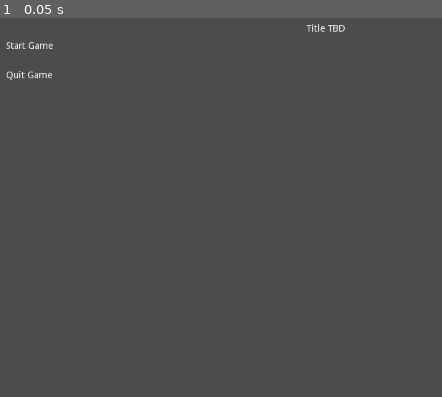
Above: before the commit, frame 1.
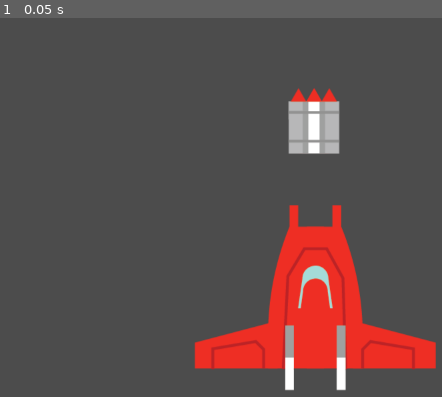
Above: after the commit, the same moment.

Repository: hashtagopenjam/openjam2019
Game: Godot game, scene res://Game.tscn
Two runs of this game, one before a commit and one after it. Both use one fixed random seed, a clock stepped at 60 frames per second and the inputs below. Before the commit the project starts from res://OpenJam.tscn.
Inputs:
- Up to frame 1 (0.05 s): no input

The runs differ from the first frame. In frame 1, 13% of the frame differs, in the area x 1-99%, y 1-99%.

Commit message:
Latest updates

Diff:
--- a/Game.tscn
+++ b/Game.tscn
@@ -1,39 +1,10 @@
-[gd_scene load_steps=5 format=2]
+[gd_scene load_steps=3 format=2]
 
-[ext_resource path="res://assets/sprites/Ship4.png" type="Texture" id=1]
-[ext_resource path="res://assets/sprites/Ship2.png" type="Texture" id=2]
+[ext_resource path="res://scripts/game.gd" type="Script" id=1]
+[ext_resource path="res://Hero.tscn" type="PackedScene" id=2]
 
-[sub_resource type="CapsuleShape2D" id=1]
-radius = 105.703
-height = 196.648
+[node name="Game" type="Node2D"]
+script = ExtResource( 1 )
 
-[sub_resource type="CapsuleShape2D" id=2]
-radius = 52.9459
-height = 109.222
-
-[node name="Node2D" type="Node2D"]
-
-[node name="Area2D" type="Area2D" parent="."]
-
-[node name="KinematicBody2D" type="KinematicBody2D" parent="Area2D"]
-position = Vector2( 608.965, 385.879 )
-
-[node name="Spaceship" type="Sprite" parent="Area2D/KinematicBody2D"]
-scale = Vector2( 4, 4 )
-texture = ExtResource( 1 )
-
-[node name="CollisionShape2D" type="CollisionShape2D" parent="Area2D/KinematicBody2D"]
-rotation = 1.5708
-shape = SubResource( 1 )
-
-[node name="KinematicBody2D2" type="KinematicBody2D" parent="Area2D"]
-
-[node name="Ship2" type="Sprite" parent="Area2D/KinematicBody2D2"]
-position = Vector2( 205.534, 651.36 )
-scale = Vector2( 2.5, 2.5 )
-texture = ExtResource( 2 )
-
-[node name="CollisionShape2D" type="CollisionShape2D" parent="Area2D/KinematicBody2D2"]
-position = Vector2( 197.462, 651.171 )
-rotation = 1.5708
-shape = SubResource( 2 )
+[node name="Hero" parent="." instance=ExtResource( 2 )]
+position = Vector2( 581.833, 474.812 )
--- /dev/null
+++ b/Hero.tscn
@@ -0,0 +1,49 @@
+[gd_scene load_steps=9 format=2]
+
+[ext_resource path="res://scripts/ship.gd" type="Script" id=1]
+[ext_resource path="res://assets/sprites/Hero/UI_Gameassets_Ship.png" type="Texture" id=2]
+[ext_resource path="res://scripts/weapon.gd" type="Script" id=3]
+[ext_resource path="res://assets/sprites/Hero/UI_Gameassets_Missile.png" type="Texture" id=4]
+[ext_resource path="res://assets/sprites/Hero/UI_Gameassets_MissileGun.png" type="Texture" id=5]
+
+[sub_resource type="ConvexPolygonShape2D" id=1]
+
+[sub_resource type="CapsuleShape2D" id=3]
+radius = 25.8723
+height = 64.6653
+
+[sub_resource type="RectangleShape2D" id=2]
+extents = Vector2( 44.2654, 51.0096 )
+
+[node name="ship" type="KinematicBody2D"]
+input_pickable = true
+script = ExtResource( 1 )
+
+[node name="image" type="Sprite" parent="."]
+texture = ExtResource( 2 )
+
+[node name="hitbox" type="CollisionShape2D" parent="."]
+position = Vector2( 0, 42.252 )
+scale = Vector2( 26.6579, 22.7756 )
+shape = SubResource( 1 )
+
+[node name="weapon" type="KinematicBody2D" parent="."]
+script = ExtResource( 3 )
+
+[node name="ordinance" type="KinematicBody2D" parent="weapon"]
+
+[node name="ammo" type="Sprite" parent="weapon/ordinance"]
+position = Vector2( 0, -249.647 )
+texture = ExtResource( 4 )
+
+[node name="hitbox" type="CollisionShape2D" parent="weapon/ordinance"]
+position = Vector2( 0, -243.396 )
+shape = SubResource( 3 )
+
+[node name="image" type="Sprite" parent="weapon"]
+position = Vector2( 0, -250 )
+texture = ExtResource( 5 )
+
+[node name="hitbox" type="CollisionShape2D" parent="weapon"]
+position = Vector2( 0, -250 )
+shape = SubResource( 2 )
--- a/project.godot
+++ b/project.godot
@@ -15,7 +15,7 @@
 
 [application]
 
-run/main_scene="res://OpenJam.tscn"
+run/main_scene="res://Game.tscn"
 
 [display]
 
--- /dev/null
+++ b/scripts/game-area.gd
@@ -0,0 +1,16 @@
+extends Area2D
+
+signal fire_weapon
+
+# Called when the node enters the scene tree for the first time.
+func _ready():
+	pass # Replace with function body.
+
+# Called every frame. 'delta' is the elapsed time since the previous frame.
+#func _process(delta):
+#	pass
+func _input(event):
+   # Mouse in viewport coordinates
+   if event is InputEventMouseButton and event.pressed:
+       #print("Mouse Click/Unclick at: ", event.position)
+       $Hero/ship.fire_weapon(event.position)
--- /dev/null
+++ b/scripts/game.gd
@@ -0,0 +1,19 @@
+extends Node2D
+
+# Declare member variables here. Examples:
+# var a = 2
+# var b = "text"
+
+# Called when the node enters the scene tree for the first time.
+func _ready():
+	pass # Replace with function body.
+
+# Called every frame. 'delta' is the elapsed time since the previous frame.
+#func _process(delta):
+#	pass
+
+func _input(event):
+   # Mouse in viewport coordinates
+   if event is InputEventMouseButton and event.pressed:
+       #print("Mouse Click/Unclick at: ", event.position)
+       $Hero.fire_weapon(event.position)
--- /dev/null
+++ b/scripts/hero.gd
@@ -0,0 +1,9 @@
+extends Node2D
+
+# Declare member variables here. Examples:
+# var a = 2
+# var b = "text"
+
+# Called when the node enters the scene tree for the first time.
+func _ready():
+	pass
--- /dev/null
+++ b/scripts/ship.gd
@@ -0,0 +1,23 @@
+extends KinematicBody2D
+
+# Declare member variables here. Examples:
+# var a = 2
+# var b = "text"
+var weapons_ready = true
+
+# Called when the node enters the scene tree for the first time.
+func _ready():
+	self.connect("mouse_entered", self, "toggle_weapons")
+	self.connect("mouse_exited", self, "toggle_weapons")
+
+# Called every frame. 'delta' is the elapsed time since the previous frame.
+#func _process(delta):
+#	pass
+func fire_weapon(coords):
+	if weapons_ready == true:
+		$weapon.fire(coords)
+	else:
+		print("Weapons Disarmed")
+
+func toggle_weapons():
+	weapons_ready = !weapons_ready
--- /dev/null
+++ b/scripts/weapon.gd
@@ -0,0 +1,17 @@
+extends KinematicBody2D
+
+# Declare member variables here. Examples:
+# var a = 2
+# var b = "text"
+
+
+# Called when the node enters the scene tree for the first time.
+func _ready():
+	pass # Replace with function body.
+
+# Called every frame. 'delta' is the elapsed time since the previous frame.
+#func _process(delta):
+#	pass
+
+func fire(coords):
+	print("Firing at:", coords)
Not shown, added: assets/sprites/Enemy/UI_Gameassets_Enemy.png.import
Not shown, changed: assets/sprites/Enemy/UI_Gameassets_EnemyLaser.png.import
Not shown, added: assets/sprites/Hero/UI_Gameassets_Booster Large.png.import
Not shown, added: assets/sprites/Hero/UI_Gameassets_BoosterMedium.png.import
Not shown, changed: assets/sprites/Hero/UI_Gameassets_BoosterSmall.png.import
Not shown, added: assets/sprites/Hero/UI_Gameassets_DamagedShip.png.import
Not shown, added: assets/sprites/Hero/UI_Gameassets_Explosion.png.import
Not shown, added: assets/sprites/Hero/UI_Gameassets_Missile.png.import
Not shown, added: assets/sprites/Hero/UI_Gameassets_MissileGun.png.import
Not shown, added: assets/sprites/Hero/UI_Gameassets_Ship.png.import
Binary file removed: assets/sprites/Ship2.png
Binary file removed: assets/sprites/Ship4.png
